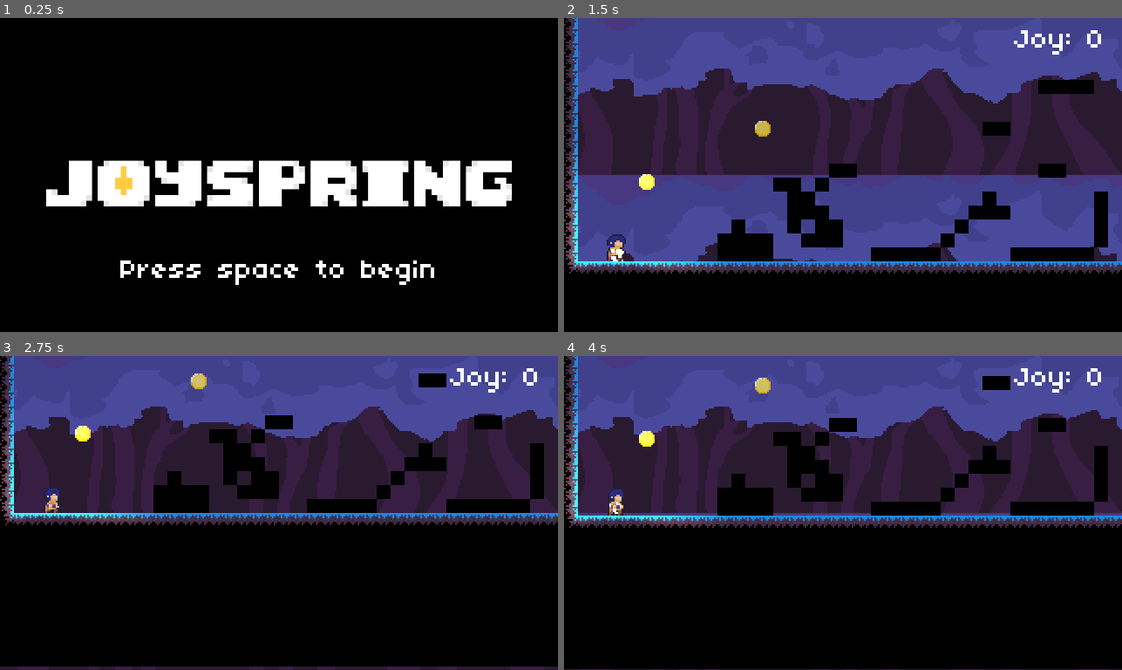
Above: before the commit, frames 1-4 (two rows, left to right).
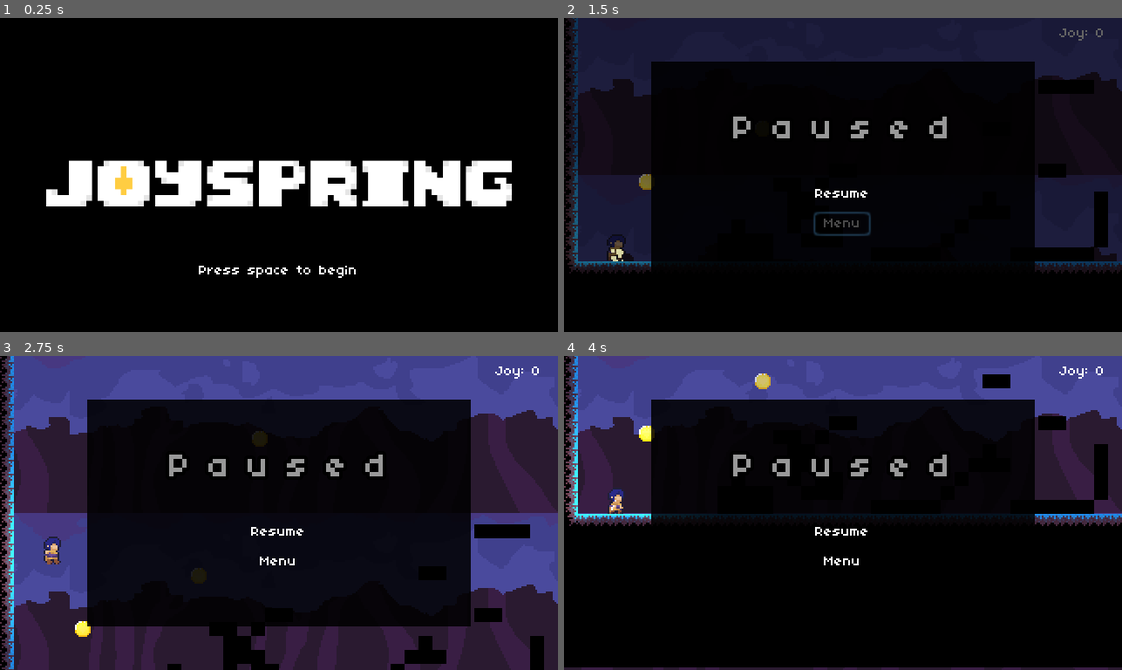
Above: after the commit, the same moments.

Repository: studio-heart-engine/joyspring
Game: Godot game, scene res://Menu.tscn
Two runs of this game, one before a commit and one after it. Both use one fixed random seed, a clock stepped at 60 frames per second and the inputs below.
Inputs (mouse positions are in pixels of both pictures, inside the frame that each line leads up to):
- Up to frame 1 (0.25 s): no input
- Up to frame 2 (1.5 s): click "Press space to begin" at 0.5 s; click (843, 225) at 1.25 s, where only the run after the commit has a clickable "Menu"
- Up to frame 3 (2.75 s): click (279, 610) at 2 s, where only the run after the commit has a clickable "Press space to begin"
- Up to frame 4 (4 s): hold Space (dash) 2.78-3.53 s; hold Up (up) from 2.78 s (still down); tap Shift (wall) at 3.6 s

The runs differ from the first frame. In frame 1, 1.2% of the frame differs, in the area x 21-78%, y 77-85%; in frame 2, 74%, in the area x 0-100%, y 0-82%; in frame 3, 48%; in frame 4, 27%.

Commit message:
fixed something

Diff:
--- a/Menu.tscn
+++ b/Menu.tscn
@@ -30,8 +30,8 @@
 alignment = 1
 
 [node name="BeginButton" type="Button" parent="VBoxContainer"]
-margin_left = 63.0
-margin_right = 257.0
+margin_left = 88.0
+margin_right = 232.0
 margin_bottom = 70.0
 rect_min_size = Vector2( 0, 70 )
 rect_pivot_offset = Vector2( -1032, 475 )
--- a/PauseScreen.tscn
+++ b/PauseScreen.tscn
@@ -15,7 +15,6 @@
 script = ExtResource( 1 )
 
 [node name="MarginContainer" type="MarginContainer" parent="."]
-visible = false
 anchor_right = 1.0
 anchor_bottom = 1.0
 custom_constants/margin_right = 50
@@ -41,9 +40,9 @@
 
 [node name="PausedLabel" type="Label" parent="MarginContainer/VBoxContainer"]
 margin_left = 46.0
-margin_top = 21.0
+margin_top = 29.0
 margin_right = 174.0
-margin_bottom = 41.0
+margin_bottom = 49.0
 size_flags_horizontal = 4
 custom_fonts/font = SubResource( 1 )
 custom_colors/font_color = Color( 0.6, 0.6, 0.6, 1 )
@@ -51,18 +50,18 @@
 text = "Paused"
 
 [node name="Buttons" type="VBoxContainer" parent="MarginContainer/VBoxContainer"]
-margin_left = 73.0
-margin_top = 61.0
-margin_right = 147.0
-margin_bottom = 108.0
+margin_left = 88.0
+margin_top = 69.0
+margin_right = 131.0
+margin_bottom = 100.0
 size_flags_horizontal = 4
 size_flags_vertical = 0
 custom_constants/separation = 3
 alignment = 1
 
 [node name="ResumeButton" type="Button" parent="MarginContainer/VBoxContainer/Buttons"]
-margin_right = 74.0
-margin_bottom = 22.0
+margin_right = 43.0
+margin_bottom = 14.0
 size_flags_horizontal = 4
 size_flags_vertical = 3
 custom_fonts/font = ExtResource( 3 )
@@ -73,10 +72,10 @@
 flat = true
 
 [node name="MenuButton" type="Button" parent="MarginContainer/VBoxContainer/Buttons"]
-margin_left = 10.0
-margin_top = 25.0
-margin_right = 64.0
-margin_bottom = 47.0
+margin_left = 5.0
+margin_top = 17.0
+margin_right = 38.0
+margin_bottom = 31.0
 size_flags_horizontal = 4
 size_flags_vertical = 3
 custom_fonts/font = ExtResource( 3 )
--- a/PlatformerTemplate.tscn
+++ b/PlatformerTemplate.tscn
@@ -491,7 +491,6 @@
 script = ExtResource( 1 )
 
 [node name="ParallaxBackground" type="ParallaxBackground" parent="."]
-editor/display_folded = true
 
 [node name="ParallaxLayer" type="ParallaxLayer" parent="ParallaxBackground"]
 motion_scale = Vector2( 0.1, 0 )
@@ -588,7 +587,7 @@
 margin_left = 10.0
 margin_top = 5.0
 margin_right = 310.0
-margin_bottom = 21.0
+margin_bottom = 13.0
 size_flags_vertical = 0
 custom_fonts/font = ExtResource( 9 )
 text = "Joy: 0"
--- a/font.tres
+++ b/font.tres
@@ -3,4 +3,5 @@
 [ext_resource path="res://graphics/04B_03__.TTF" type="DynamicFontData" id=1]
 
 [resource]
+size = 8
 font_data = ExtResource( 1 )
